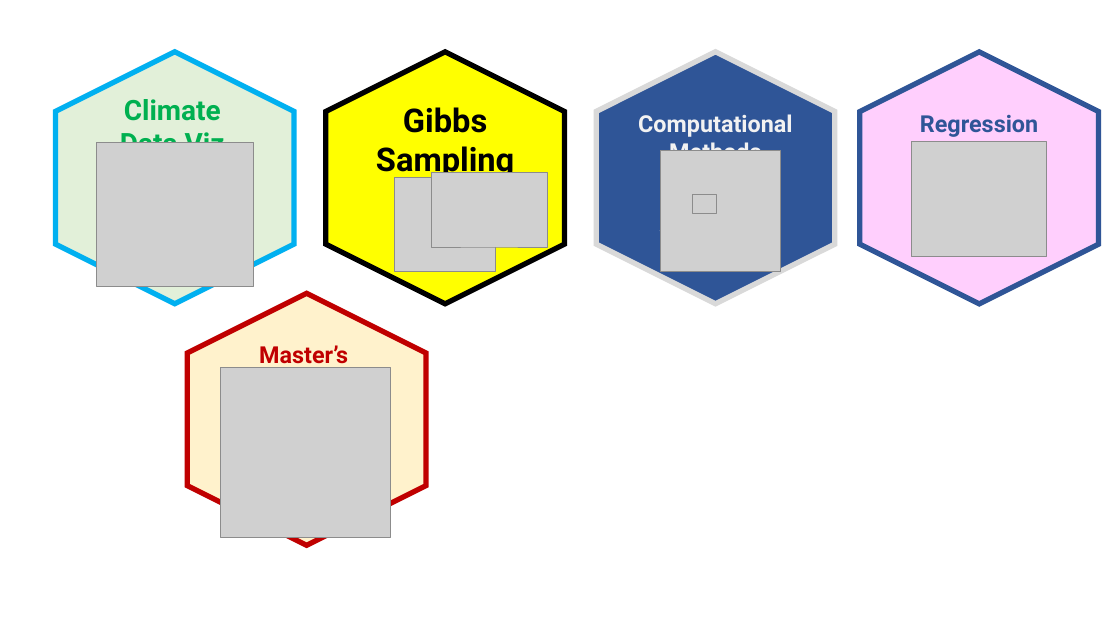
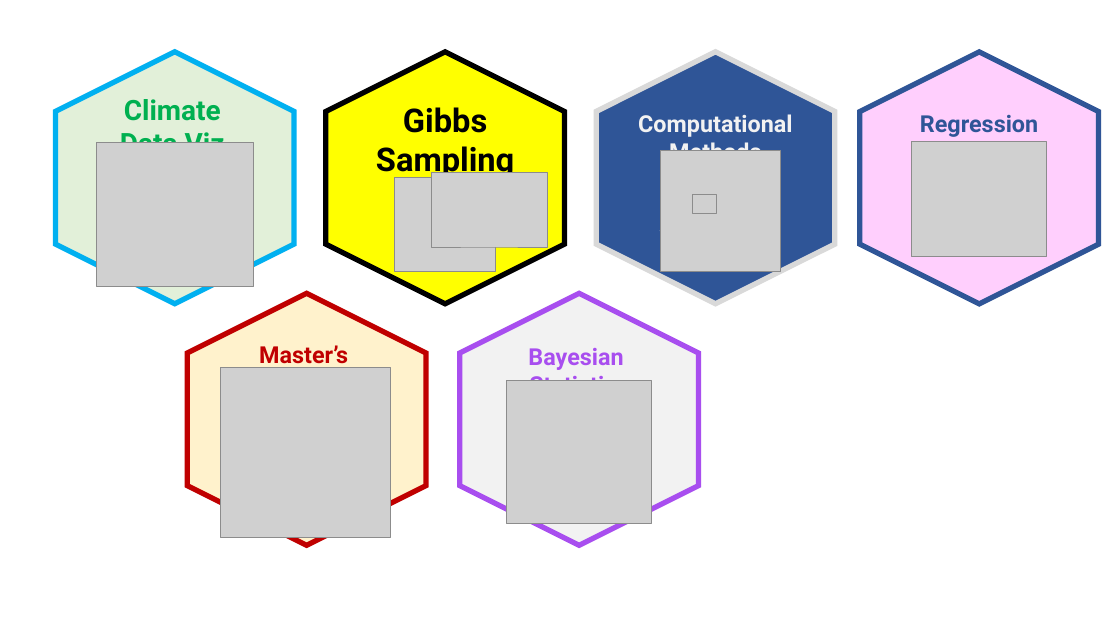
Before and after one commit to coltongearhart/myportfolio, a slide deck: slide 2 of files/images/Content.pptx. Drawn at 1120x630 pixels with LibreOffice and Linux fonts; fonts in the diff are those of the drawing; grey boxes stand for pictures. Boxes give left, top, right and bottom in pixels: in the first picture for what was removed or moved away, otherwise in the second. Text is boxed around its words. In the diff, an @@ line names an element or a change of style, - is before the commit and + after.

Commit message:
Added bayes

```diff
--- a/files/images/Content.pptx
+++ b/files/images/Content.pptx
@@ hexagon added at (460,293,698,545), fill #F2F2F2, outline #A84EEF 4.5 pt @@
@@ text added at (528,348,628,381), 20 pt, text #A84EEF, bold @@
+Bayesian
+Statistics
@@ picture added at (507,381,652,523) @@
```
Also in this commit, not shown: 5 other files.
